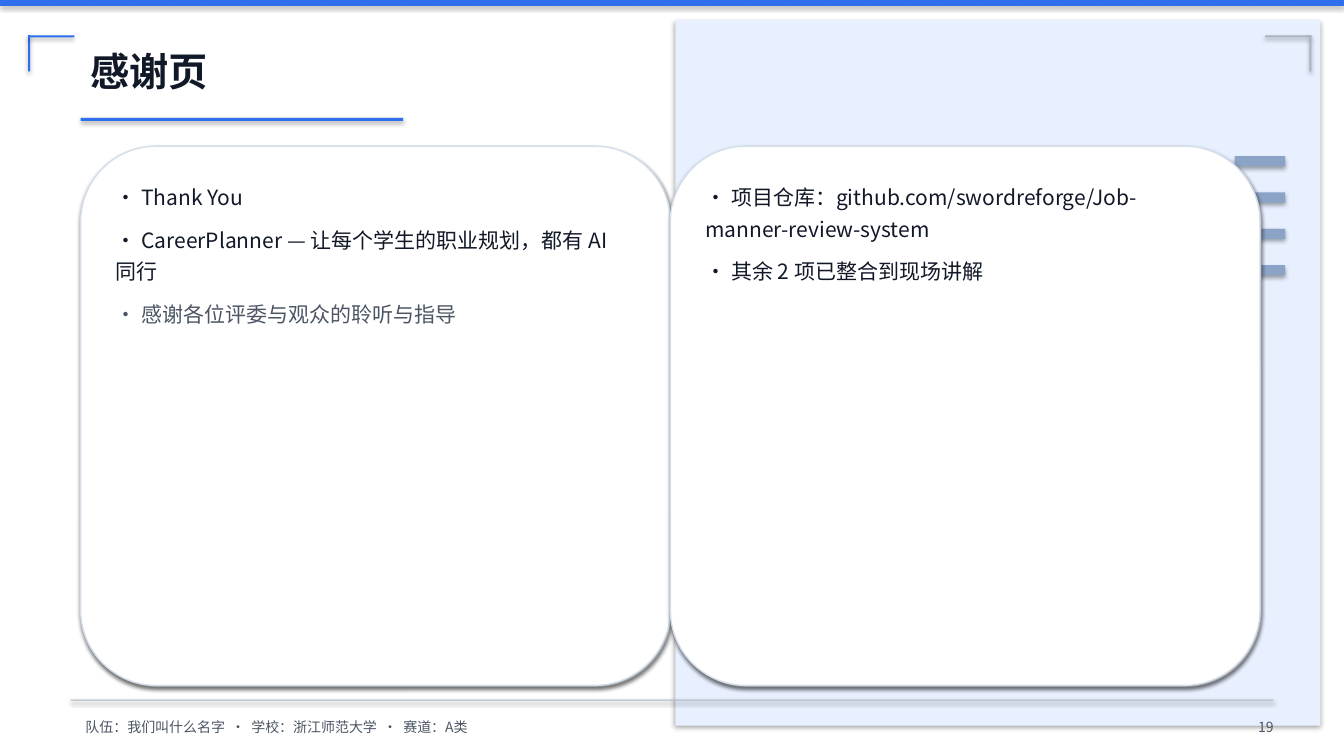
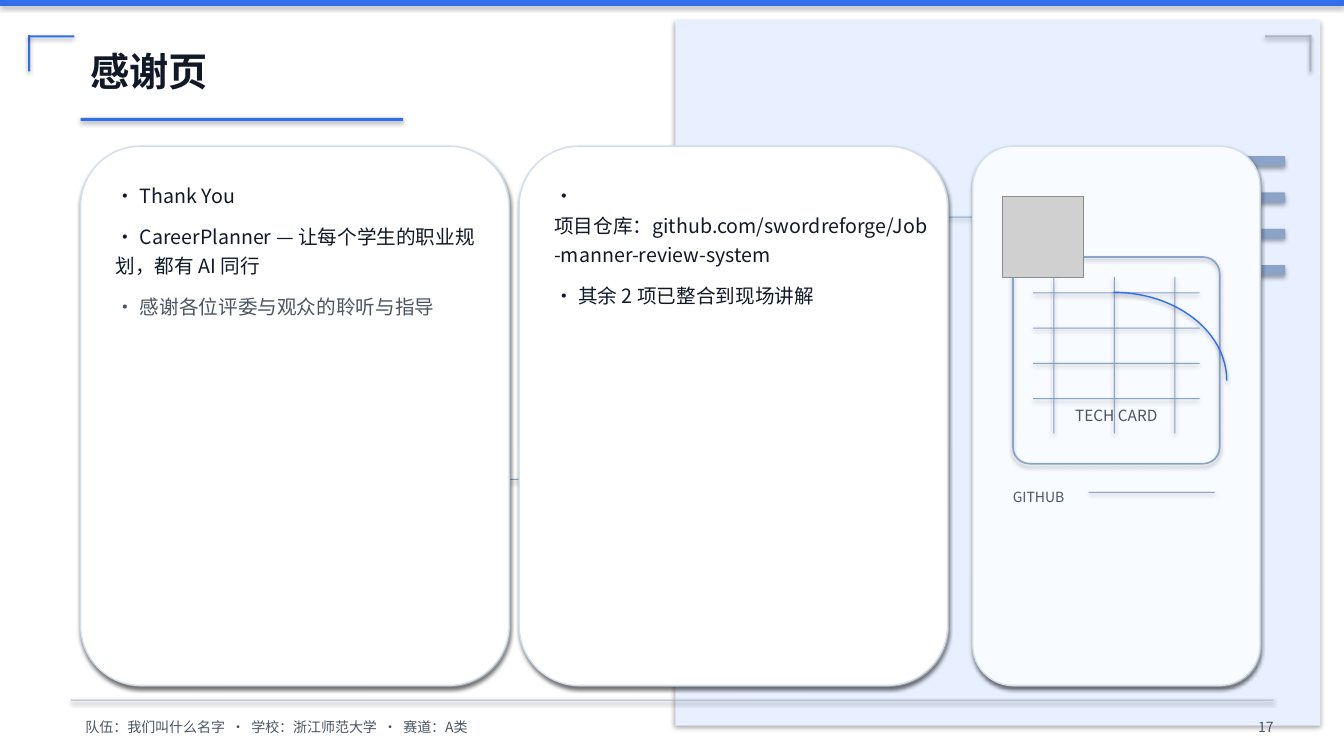
Before and after one commit to ltx-202432110105/quote, a slide deck: slide 18 of slides/competition.pptx (slide 20 before the commit). Drawn at 1344x756 pixels with LibreOffice and Linux fonts; fonts in the diff are those of the drawing; grey boxes stand for pictures; background and template pictures are left out. Boxes give left, top, right and bottom in pixels: in the first picture for what was removed or moved away, otherwise in the second. Text is boxed around its words. In the diff, an @@ line names an element or a change of style, - is before the commit and + after.

```diff
--- a/slides/competition.pptx
+++ b/slides/competition.pptx
@@ rounded rectangle: place and size @@
-rounded rectangle at (81,146,670,686)
+rounded rectangle at (81,146,509,686)
@@ rounded rectangle: place and size @@
-rounded rectangle at (82,147,671,687)
+rounded rectangle at (82,147,510,687)
@@ rounded rectangle: place and size @@
-rounded rectangle at (670,146,1260,686)
+rounded rectangle at (519,146,948,686)
@@ rounded rectangle added at (520,147,949,687), fill #E9EEF4 @@
@@ rounded rectangle added at (973,146,1260,686), fill #F8FBFF, outline #D5DFEA 1 pt, 11 pt, text #4B5563 @@
+TECH CARD
@@ rounded rectangle: place and size @@
-rounded rectangle at (671,147,1261,687)
+rounded rectangle at (974,147,1261,687)
@@ text "• Thank You" at (116,187,475,316): size 15 to 14 pt @@
@@ text "• 项目仓库：github.com/swordreforge/Job-manner-review-system" at (554,216,927,305): size 15 to 14 pt @@
@@ text "• 项目仓库：github.com/swordreforge/Job-manner-review-system": place and size @@
-text "• 项目仓库：github.com/swordreforge/Job-manner-review-system" at (705,187,1137,281)
+text "• 项目仓库：github.com/swordreforge/Job-manner-review-system" at (554,216,927,305)
@@ picture added at (1003,197,1084,277) @@
@@ rounded rectangle added at (1013,257,1220,464), outline #8BA3C7 1.2 pt @@
@@ arc (boxed as its full ellipse) added at (1000,292,1227,469), outline #2F6FED 1 pt @@
@@ rectangle added at (1033,292,1200,293), fill #8BA3C7 @@
@@ rectangle added at (1054,277,1055,434), fill #8BA3C7 @@
@@ rectangle added at (1114,277,1115,434), fill #8BA3C7 @@
@@ rectangle added at (1175,277,1176,434), fill #8BA3C7 @@
@@ rectangle added at (1033,328,1200,329), fill #8BA3C7 @@
@@ rectangle added at (1033,363,1200,364), fill #8BA3C7 @@
@@ rectangle added at (1033,398,1200,399), fill #8BA3C7 @@
@@ text added at (1013,491,1064,502), 10 pt, text #4B5563 @@
+GITHUB
@@ rectangle added at (1089,492,1215,493), fill #8BA3C7 @@
@@ text at (1258,721,1274,732): text changed @@
-19
+17
```
Also in this commit, not shown: 17 other slides changed, 2 slides added, 2 slides removed, 27 other files.
